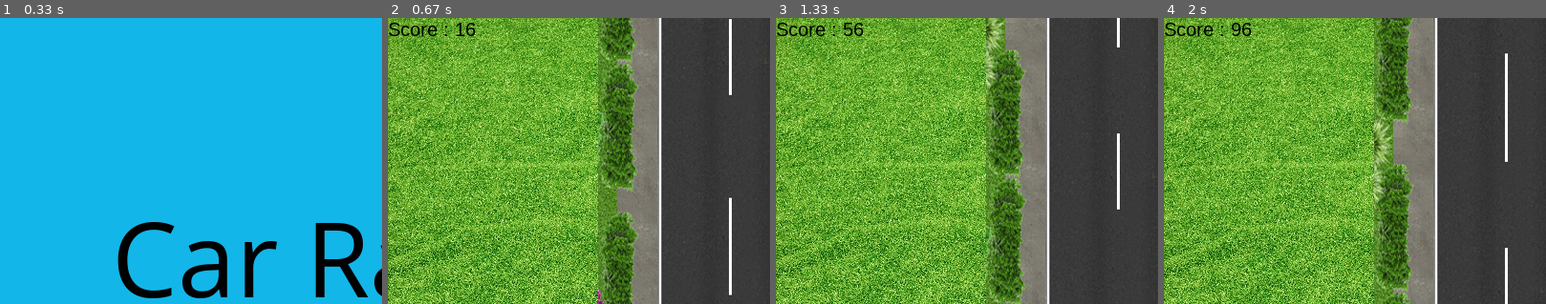
Above: before the commit, frames 1-4 (left to right).
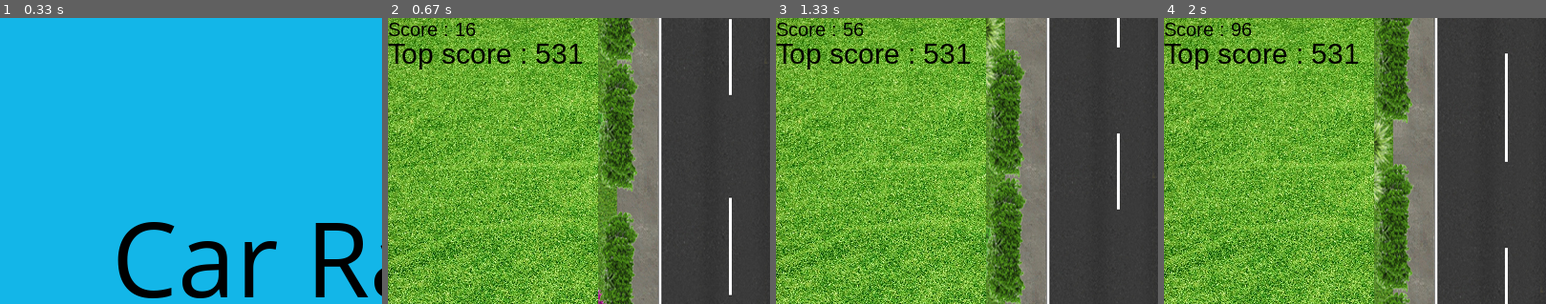
Above: after the commit, the same moments.

Repository: khanhduyvt0101/CarRacingPygame
Game: pygame game, started from Main.py
Same seed, same stepped clock (60 frames per second), same inputs: the game is played once before the commit and once after it.
Inputs (mouse positions are % of the whole screen's width and height, from its top left):
- Up to frame 1 (0.33 s): no input
- Up to frame 2 (0.67 s): click "PLAY!" at 0.38 s
- Up to frame 3 (1.33 s): hold Right 0.67-1.13 s; move the mouse to (82, 47) at 0.7 s; hold Right from 1.17 s (still down)
- Up to frame 4 (2 s): release Right at 1.63 s; hold Left from 1.67 s (still down)
The pictures show only the part of the screen within x 0-50%, y 0-50%; the shares and areas given below are measured in that part.

Frame 1 is identical in both runs. In frame 2, 1.2% of the frame differs, in the area x 0-51%, y 9-18%; in frame 3, 1.2%; in frame 4, 1.2%.

Commit message:
add TopScore

Diff:
--- a/GamePlay.py
+++ b/GamePlay.py
@@ -1,7 +1,7 @@
 import random
 from time import sleep
 import pygame
-
+import pickle
 
 import PKCar.moduCar as Car
 import PKEnemyCar.moduEnemy as Enemy
@@ -67,7 +67,24 @@
         car_racing.initialize()
         car_racing.Game_loop()
 
+    def topscore(self, score):
+
+        # load the previous score if it exists
+        try:
+            with open('score.dat', 'rb') as file:
+                temp = pickle.load(file)
+        except:  # save the score
+            with open('score.dat', 'wb') as file:
+                pickle.dump(score, file)
+        if temp < score:
+            temp = score
+            with open('score.dat', 'wb') as file:
+                pickle.dump(temp, file)
+        return temp
+
     def fcrashed(self):
+        self.topscore(self.count)
+
         pygame.mixer.music.stop()
         pygame.mixer.Sound.play(self.csound)
         self.gameDisplay.fill(self.yellow)
@@ -212,6 +229,7 @@
 
             self.drawcar(self.car.getX(), self.car.getY())
             self.highscore(self.count)
+            self.texttopscore(self.topscore(self.count))
             self.count += 1
             if (self.count % 100 == 0):
                 self.enemycar.setSpeed(self.enemycar.getSpeed() + 1)
@@ -264,6 +282,11 @@
         text = font.render("Score : " + str(count), True, self.black)
         self.gameDisplay.blit(text, (0, 0))
 
+    def texttopscore(self, score):
+        font = pygame.font.SysFont("arial", 30)
+        text = font.render("Top score : " + str(score), True, self.black)
+        self.gameDisplay.blit(text, (0, 20))
+
 
 car_racing = cGamePlay()
 car_racing.game_intro()
Binary file added: score.dat
